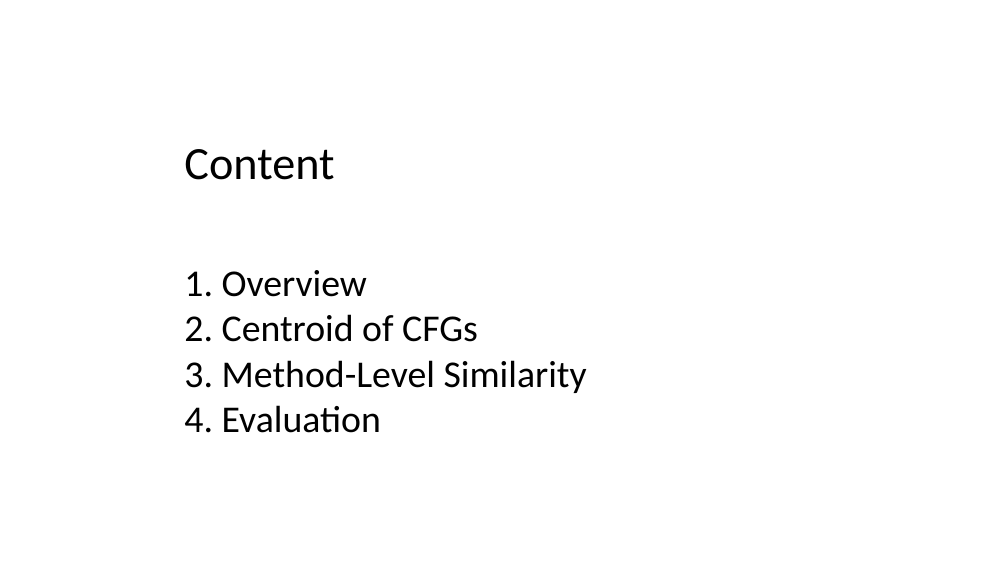
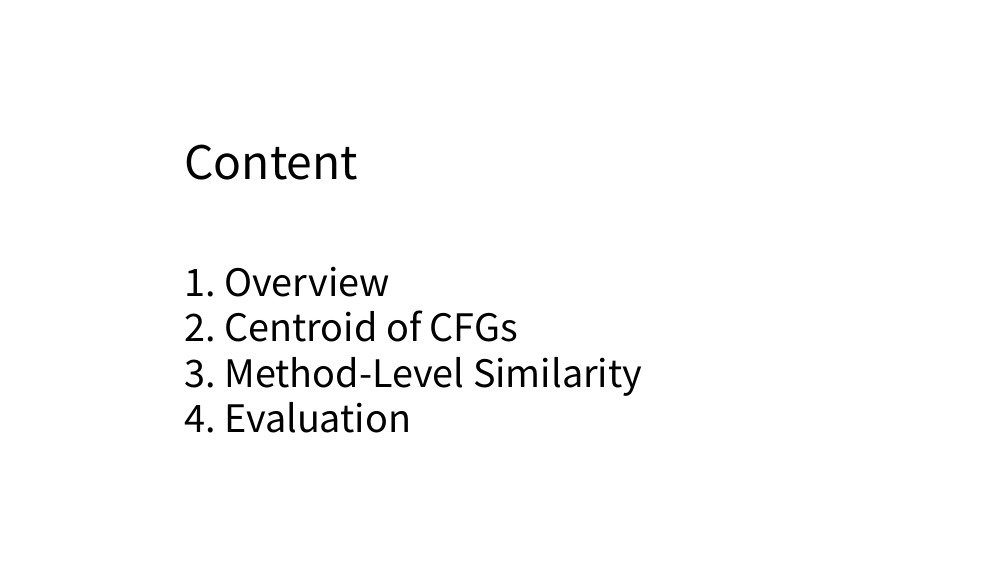
Before and after one commit to qiuliwang/cabinet, a slide deck: slide 3 of papers/AASSppt/AASS.pptx. Drawn at 1008x567 pixels with LibreOffice and Linux fonts; fonts in the diff are those of the drawing. Boxes give left, top, right and bottom in pixels: in the first picture for what was removed or moved away, otherwise in the second. Text is boxed around its words. In the diff, an @@ line names an element or a change of style, - is before the commit and + after.

```diff
--- a/papers/AASSppt/AASS.pptx
+++ b/papers/AASSppt/AASS.pptx
@@ title "Content" at bbox=[184, 144, 358, 180]: font Calibri to Noto Sans CJK SC @@
@@ text "1. Overview" at bbox=[184, 266, 642, 433]: font Calibri to Noto Sans CJK SC @@
```
Also in this commit, not shown: 2 other slides changed, 4 slides added, 1 other file.
